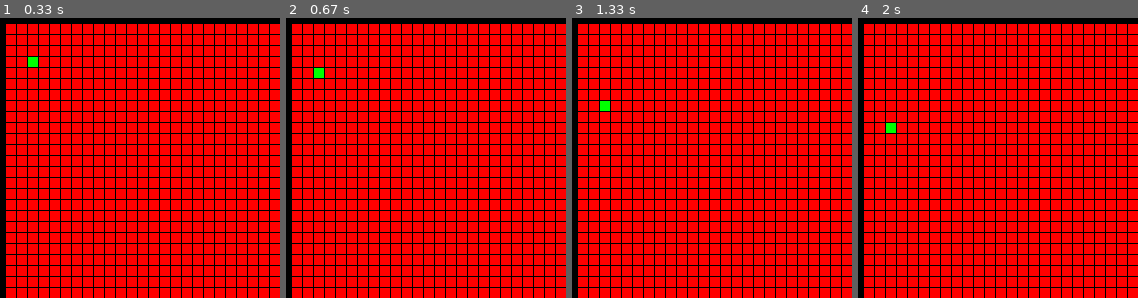
Above: before the commit, frames 1-4 (left to right).
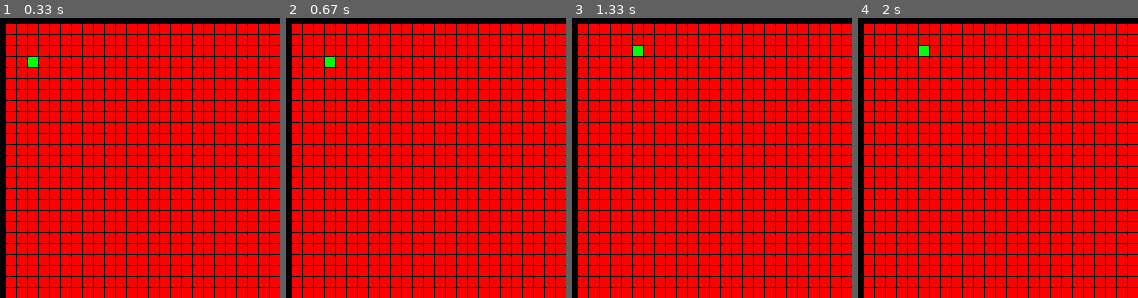
Above: after the commit, the same moments.

Repository: ClementineAccount/SnakePygame
Game: pygame game, started from main.py
The game is run twice, just before and just after one commit, with the same random seed, the same clock (stepped at 60 frames per second) and the same inputs.
Inputs:
- Up to frame 1 (0.33 s): no input
- Up to frame 2 (0.67 s): hold Right from 0.33 s (still down)
- Up to frame 3 (1.33 s): release Right at 0.8 s; hold Up 0.83-1.13 s; hold Right from 1.17 s (still down)
- Up to frame 4 (2 s): release Right at 1.63 s; hold Left from 1.67 s (still down)
The pictures show only the part of the screen within x 0-50%, y 0-50%; the shares and areas given below are measured in that part.

Frame 1 is identical in both runs. In frame 2, 0.3% of the frame differs, in the area x 10-18%, y 13-22%; in frame 3, 0.3%; in frame 4, 0.3%.

Commit message:
Allow player to set snake direction

Diff:
--- a/Snake.py
+++ b/Snake.py
@@ -31,13 +31,16 @@
     def Draw(self, screen):
         self.grid.draw(screen)
 
-    #To Do: Consider the error between inputs in order to allow this to work with deltaTime and consider integer offset
     def moveSnake(self):
         #Reset the color of the previous snake inputs
         self.grid.setCellColor(self.snakeHeadPosX, self.snakeHeadPosY, self.grid.gridColor)
 
         self.snakeHeadPosX += self.snakeDirectionX
         self.snakeHeadPosY += self.snakeDirectionY
+
+    def setSnakeDirection(self, dirX, dirY):
+        self.snakeDirectionX = dirX
+        self.snakeDirectionY = dirY
 
     def updateTick(self):
         self.moveSnake()
--- a/main.py
+++ b/main.py
@@ -69,9 +69,14 @@
         if not isPaused:
             grid.UpdateGrid()
 
-
-    #if keys[pygame.K_DOWN]:
-        #snakeController.moveSnake(0, 1)
+    if keys[pygame.K_DOWN]:
+        snakeController.setSnakeDirection(0, 1)
+    if keys[pygame.K_UP]:
+        snakeController.setSnakeDirection(0, -1)
+    if keys[pygame.K_LEFT]:
+        snakeController.setSnakeDirection(-1, 0)
+    if keys[pygame.K_RIGHT]:
+        snakeController.setSnakeDirection(1, 0)
 
 
     snakeController.update(dt)
